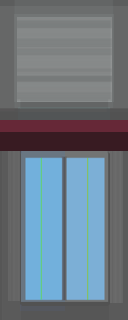
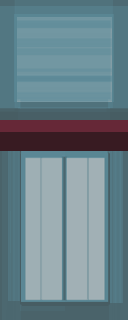
Before/after of a w=128, h=320 layered artwork. What changed in the layer stack:
painted on "Layer 25" over [0, 0, 128, 120]
